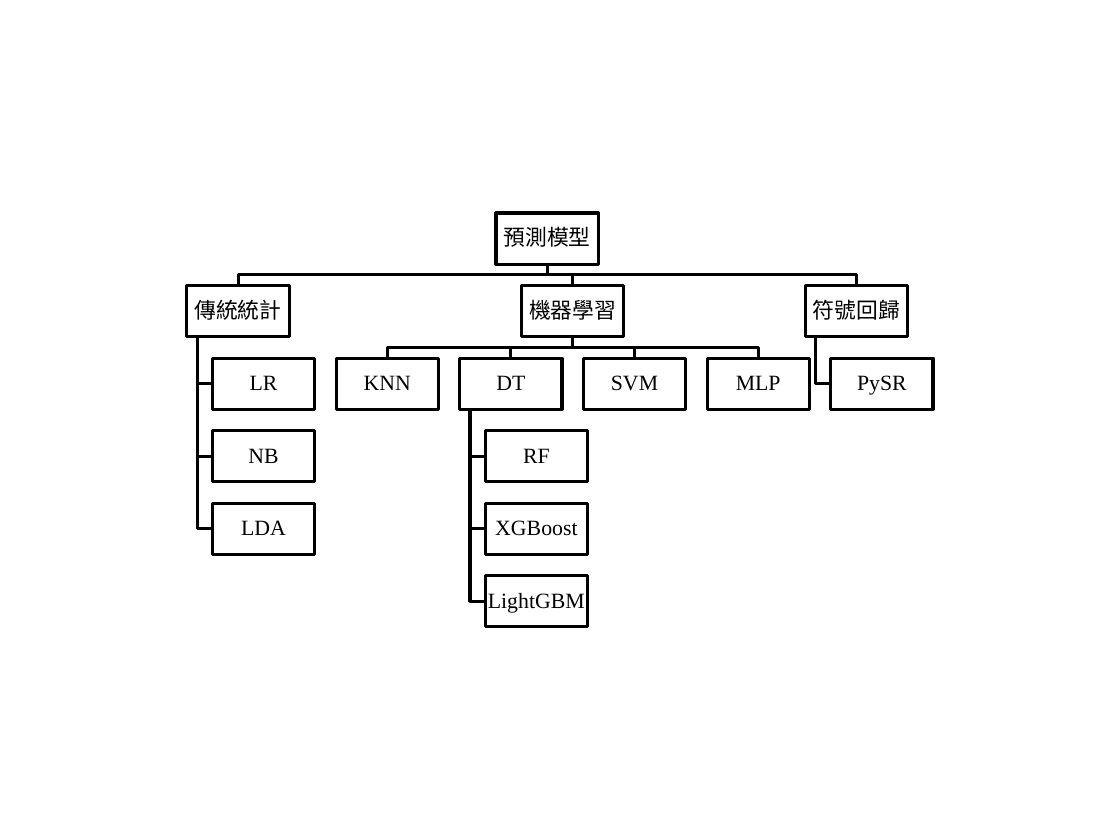
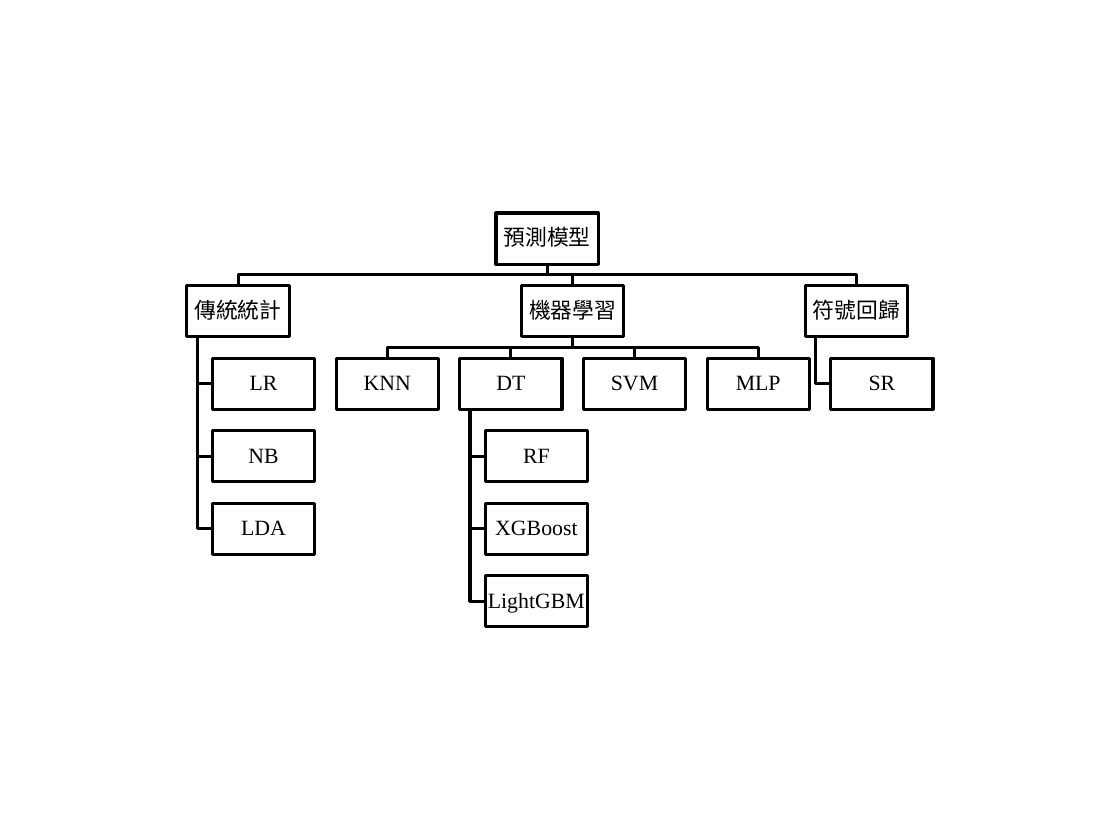
Before and after one commit to joechiboo/RiskPrediction-3H, a slide deck: slide 3 of docs/00_thesis/figures/論文流程圖.pptx. Drawn at 1120x840 pixels with LibreOffice and Linux fonts; fonts in the diff are those of the drawing. Boxes give left, top, right and bottom in pixels: in the first picture for what was removed or moved away, otherwise in the second. Text is boxed around its words. In the diff, an @@ line names an element or a change of style, - is before the commit and + after.

```diff
--- a/docs/00_thesis/figures/論文流程圖.pptx
+++ b/docs/00_thesis/figures/論文流程圖.pptx
@@ text at (x1=869, y1=375, x2=896, y2=391): text changed @@
-PySR
+SR
```
Also in this commit, not shown: 7 other files.
